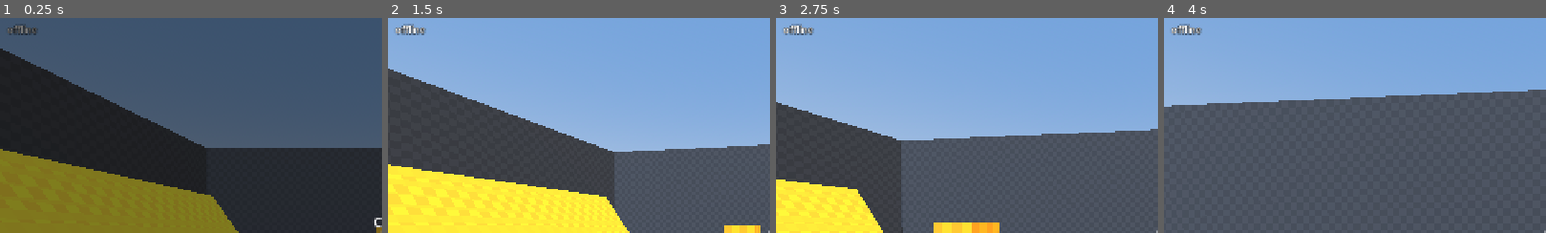
Above: before the commit, frames 1-4 (left to right).
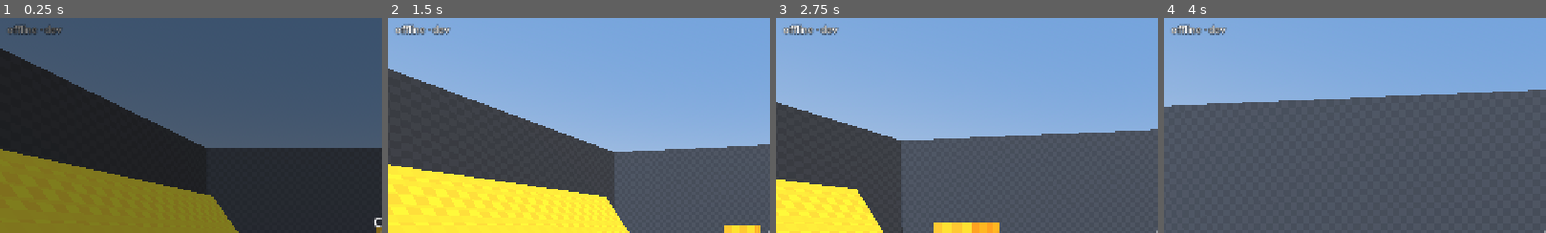
Above: after the commit, the same moments.

Repository: BrianWiz/the-game
Game: Godot game, scene res://main.tscn
The game is run twice, just before and just after one commit, with the same random seed, the same clock (stepped at 60 frames per second) and the same inputs.
Inputs (mouse positions are % of the whole screen's width and height, from its top left):
- Up to frame 1 (0.25 s): no input
- Up to frame 2 (1.5 s): tap Enter at 0.5 s; move the mouse to (72, 45) at 0.52 s; hold D (move_right) 0.53-1.28 s; hold Shift 0.53-1.28 s; click (72, 45) at 0.67 s; tap Space (jump) at 0.77 s; move the mouse to (45, 50) at 1.27 s; hold W (move_forward) from 1.28 s (still down); tap Alt at 1.35 s
- Up to frame 3 (2.75 s): keep holding W (move_forward); tap Space (jump) at 1.52 s; move the mouse to (52, 48) at 2.02 s; tap Ctrl at 2.1 s
- Up to frame 4 (4 s): keep holding W (move_forward); move the mouse to (49, 52) at 2.77 s; tap Shift at 2.85 s; click (49, 52) at 2.92 s; tap Space (jump) at 3.02, 3.77 s; move the mouse to (57, 51) at 3.52 s; tap Alt at 3.6 s
The pictures show only the part of the screen within x 0-50%, y 0-50%; the shares and areas given below are measured in that part.

The runs differ from the first frame. In frame 1, 0.1% of the frame differs, in the area x 10-17%, y 3-8%; in frame 2, 0.2%, in the area x 10-17%, y 2-8%; in frame 3, 0.2%; in frame 4, 0.2%.

Commit message:
feat(game): refuse clients built from a different commit
The client's auth message now carries its build version, and the server rejects any
build but its own before checking the ticket. export.sh bakes BUILD_VERSION into a
generated res://build_info.gd; unexported runs are "dev". The HUD shows the version.

Diff:
--- a/game/core/net/network.gd
+++ b/game/core/net/network.gd
@@ -27,6 +27,12 @@
 ## `--dev-insecure-auth` for local tests, which also accepts "dev:<name>" tickets.
 ## Client flags: `--ticket=...`, or `--dev-insecure-auth [--name=Bob]`. Without either,
 ## joining waits for the login screen (`login_required`) to fetch a ticket.
+##
+## Version check: the client's auth message is {"version": <build>, "ticket": <ticket>},
+## and the server turns away any build but its own ("error:version:<server build>")
+## before looking at the ticket. Builds are the git commit CI exported them from
+## (`scripts/export.sh` writes res://build_info.gd); local runs are "dev", and
+## `--build-version=X` overrides it for testing.
 
 signal mode_changed(mode: Mode)
 signal connection_failed(reason: String)
@@ -41,8 +47,13 @@
 const AUTH_TIMEOUT_S := 5.0
 const DEV_TICKET_PREFIX := "dev:"
 const AUTH_ERROR_PREFIX := "error:"
+const VERSION_ERROR_PREFIX := "version:"
+const BUILD_INFO_PATH := "res://build_info.gd"
+const DEV_BUILD := "dev"
 
 var mode := Mode.OFFLINE
+## This build's version: a git commit SHA from CI, or "dev".
+var build_version := DEV_BUILD
 ## User args after `--`, e.g. {"server": "", "port": "7777"}.
 var args := {}
 ## Server URL waiting for a login (see `login_required`), or "".
@@ -53,6 +64,8 @@
 var insecure_auth := false
 ## Server: authenticated peers, peer id -> {"account_id": int, "name": String}.
 var peer_accounts := {}
+## Client: the server's build when it refused ours, else "". Reloading fixes it on web.
+var server_version_mismatch := ""
 ## Server: nonce -> expiry of tickets already used, to reject replays.
 var _used_nonces := {}
 
@@ -63,6 +76,24 @@
 
 func _enter_tree() -> void:
 	args = _parse_user_args()
+	# `--build-version=` pretends to be another build (tests of the version check).
+	build_version = (
+		str(args.get("build-version", "")) if args.get("build-version") else load_build_version()
+	)
+
+
+## Reads the version CI baked into res://build_info.gd, or "dev" if there is none.
+static func load_build_version() -> String:
+	if not ResourceLoader.exists(BUILD_INFO_PATH):
+		return DEV_BUILD
+	var script := load(BUILD_INFO_PATH) as GDScript
+	var version := str(script.get_script_constant_map().get("VERSION", "")) if script else ""
+	return version if version else DEV_BUILD
+
+
+## A version for display: the short commit hash, or "dev".
+static func short_version(version: String) -> String:
+	return version.left(7) if version != DEV_BUILD else version
 
 
 ## Whether a flag like `--debug-roster` was passed after `--`.
@@ -136,7 +167,7 @@
 	multiplayer.multiplayer_peer = peer
 	if not multiplayer.peer_disconnected.is_connected(_on_server_peer_disconnected):
 		multiplayer.peer_disconnected.connect(_on_server_peer_disconnected)
-	print("Server listening on port %d" % port)
+	print("Server listening on port %d (build %s)" % [port, build_version])
 	_set_mode(Mode.SERVER)
 	return OK
 
@@ -146,6 +177,7 @@
 func join(url: String, ticket: String) -> Error:
 	_ticket = ticket
 	_auth_error = ""
+	server_version_mismatch = ""
 	pending_url = ""
 	var peer := WebSocketMultiplayerPeer.new()
 	var err := peer.create_client(url)
@@ -176,6 +208,27 @@
 	return str((peer_accounts.get(peer_id, {}) as Dictionary).get("name", ""))
 
 
+## Client: the auth message sent to the server.
+func join_request(ticket: String) -> String:
+	return JSON.stringify({"version": build_version, "ticket": ticket})
+
+
+## Server: checks a client's auth message (see `join_request`). Returns
+## {"account": {"account_id", "name"}} or {"error": <reason sent to the client>}.
+## The version is checked first, so a mismatched client doesn't burn its ticket.
+func check_join_request(message: String, peer_id: int, now: int) -> Dictionary:
+	var json := JSON.new()
+	# Clients older than the version check send a bare ticket, which isn't JSON.
+	var request: Variant = json.data if json.parse(message) == OK else null
+	var version: Variant = (request as Dictionary).get("version") if request is Dictionary else null
+	if not version is String or version != build_version:
+		return {"error": VERSION_ERROR_PREFIX + build_version}
+	var account := authenticate_ticket(str((request as Dictionary).get("ticket", "")), peer_id, now)
+	if account.is_empty():
+		return {"error": "invalid or expired join ticket; sign in again"}
+	return {"account": account}
+
+
 ## Server: checks a ticket and consumes its nonce. Returns {"account_id", "name"} or {}.
 ## Account id 0 means an unsigned dev ticket (only with --dev-insecure-auth).
 func authenticate_ticket(ticket: String, peer_id: int, now: int) -> Dictionary:
@@ -212,11 +265,16 @@
 	if peer_accounts.has(peer_id):
 		return
 	var now := int(Time.get_unix_time_from_system())
-	var account := authenticate_ticket(data.get_string_from_utf8(), peer_id, now)
-	if account.is_empty():
-		print("Peer %d rejected: invalid, expired or reused join ticket" % peer_id)
-		_reject_peer(peer_id, "invalid or expired join ticket; sign in again")
-		return
+	var result := check_join_request(data.get_string_from_utf8(), peer_id, now)
+	if result.has("error"):
+		var reason: String = result["error"]
+		if reason.begins_with(VERSION_ERROR_PREFIX):
+			print("Peer %d rejected: client build doesn't match %s" % [peer_id, build_version])
+		else:
+			print("Peer %d rejected: invalid, expired or reused join ticket" % peer_id)
+		_reject_peer(peer_id, reason)
+		return
+	var account: Dictionary = result["account"]
 	var account_id: int = account["account_id"]
 	if account_id != 0:
 		# One connection per account: the newest one wins.
@@ -270,14 +328,24 @@
 	if peer_id != MultiplayerPeer.TARGET_PEER_SERVER:
 		return
 	var scene := _scene_multiplayer()
-	scene.send_auth(peer_id, _ticket.to_utf8_buffer())
+	scene.send_auth(peer_id, join_request(_ticket).to_utf8_buffer())
 	scene.complete_auth(peer_id)
 
 
 func _on_client_auth(_peer_id: int, data: PackedByteArray) -> void:
 	var message := data.get_string_from_utf8()
-	if message.begins_with(AUTH_ERROR_PREFIX):
-		_auth_error = message.trim_prefix(AUTH_ERROR_PREFIX)
+	if not message.begins_with(AUTH_ERROR_PREFIX):
+		return
+	_auth_error = message.trim_prefix(AUTH_ERROR_PREFIX)
+	if _auth_error.begins_with(VERSION_ERROR_PREFIX):
+		server_version_mismatch = _auth_error.trim_prefix(VERSION_ERROR_PREFIX)
+		_auth_error = (
+			(
+				"This game is version %s but the server runs %s. Reload the page to update; "
+				% [short_version(build_version), short_version(server_version_mismatch)]
+			)
+			+ "if that doesn't help, the server is being updated, so try again in a few minutes."
+		)
 
 
 func _on_client_authentication_failed(_peer_id: int) -> void:
--- a/game/tests/unit/test_join_ticket.gd
+++ b/game/tests/unit/test_join_ticket.gd
@@ -96,3 +96,35 @@
 	file.close()
 	assert_eq(JoinTicket.load_key(path), PackedByteArray())
 	DirAccess.remove_absolute(ProjectSettings.globalize_path(path))
+
+
+func _request(version: String, ticket: String) -> String:
+	return JSON.stringify({"version": version, "ticket": ticket})
+
+
+func test_join_request_round_trips() -> void:
+	var result := Network.check_join_request(Network.join_request(VECTOR_TICKET), 5, NOW)
+	assert_eq(result, {"account": {"account_id": 42, "name": "Bob_the_Builder"}})
+
+
+func test_version_mismatch_is_refused_before_the_ticket() -> void:
+	var result := Network.check_join_request(_request("someotherbuild", VECTOR_TICKET), 5, NOW)
+	assert_eq(result.get("error"), "version:" + Network.build_version)
+	# The ticket wasn't consumed, so the right build can still use it.
+	var retry := Network.check_join_request(_request(Network.build_version, VECTOR_TICKET), 5, NOW)
+	assert_true(retry.has("account"))
+
+
+func test_old_clients_sending_a_bare_ticket_get_a_version_error() -> void:
+	var result := Network.check_join_request(VECTOR_TICKET, 5, NOW)
+	assert_eq(result.get("error"), "version:" + Network.build_version)
+
+
+func test_malformed_requests_are_refused_quietly() -> void:
+	for bad: String in ["", "{", "[1,2]", '{"version": 7}', "null"]:
+		assert_true(Network.check_join_request(bad, 5, NOW).has("error"), bad)
+
+
+func test_bad_ticket_with_right_version_is_a_ticket_error() -> void:
+	var result := Network.check_join_request(_request(Network.build_version, "v1.forged"), 5, NOW)
+	assert_eq(result.get("error"), "invalid or expired join ticket; sign in again")
--- a/game/tests/unit/test_network.gd
+++ b/game/tests/unit/test_network.gd
@@ -45,3 +45,9 @@
 func test_api_arg_overrides_default() -> void:
 	Network.args = {"api": "http://127.0.0.1:8080/api/"}
 	assert_eq(Network.resolve_api_url(), "http://127.0.0.1:8080/api")
+
+
+func test_unexported_builds_are_dev() -> void:
+	assert_eq(Network.load_build_version(), "dev")
+	assert_eq(Network.short_version("dev"), "dev")
+	assert_eq(Network.short_version("6ae5b21013eedfda16ea"), "6ae5b21")
--- a/game/ui/hud.gd
+++ b/game/ui/hud.gd
@@ -35,8 +35,11 @@
 
 
 func _on_mode_changed(mode: Network.Mode) -> void:
-	_status.text = Network.Mode.keys()[mode].to_lower()
+	var mode_name: String = Network.Mode.keys()[mode].to_lower()
+	_status.text = "%s · %s" % [mode_name, Network.short_version(Network.build_version)]
 
 
 func _on_connection_failed(reason: String) -> void:
-	_status.text = "offline (%s)" % reason
+	# Keep the corner short; the menu shows the full reason.
+	var short := reason.get_slice(". ", 0).get_slice("; ", 0)
+	_status.text = "offline · %s (%s)" % [Network.short_version(Network.build_version), short]
Not shown, changed: .gitignore
Not shown, changed: game/scripts/export.sh
Not shown, changed: game/scripts/net_smoke.sh
